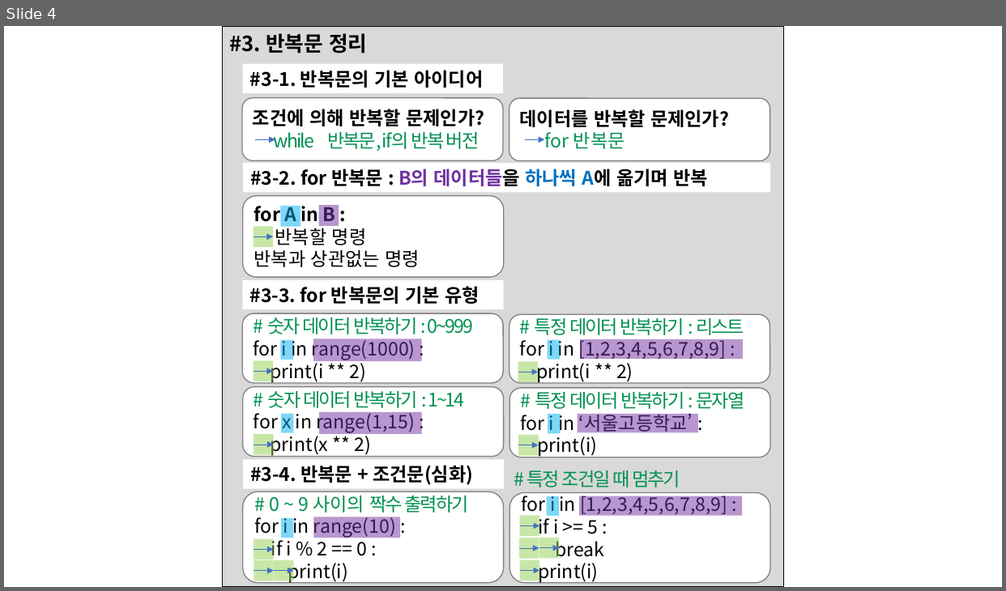
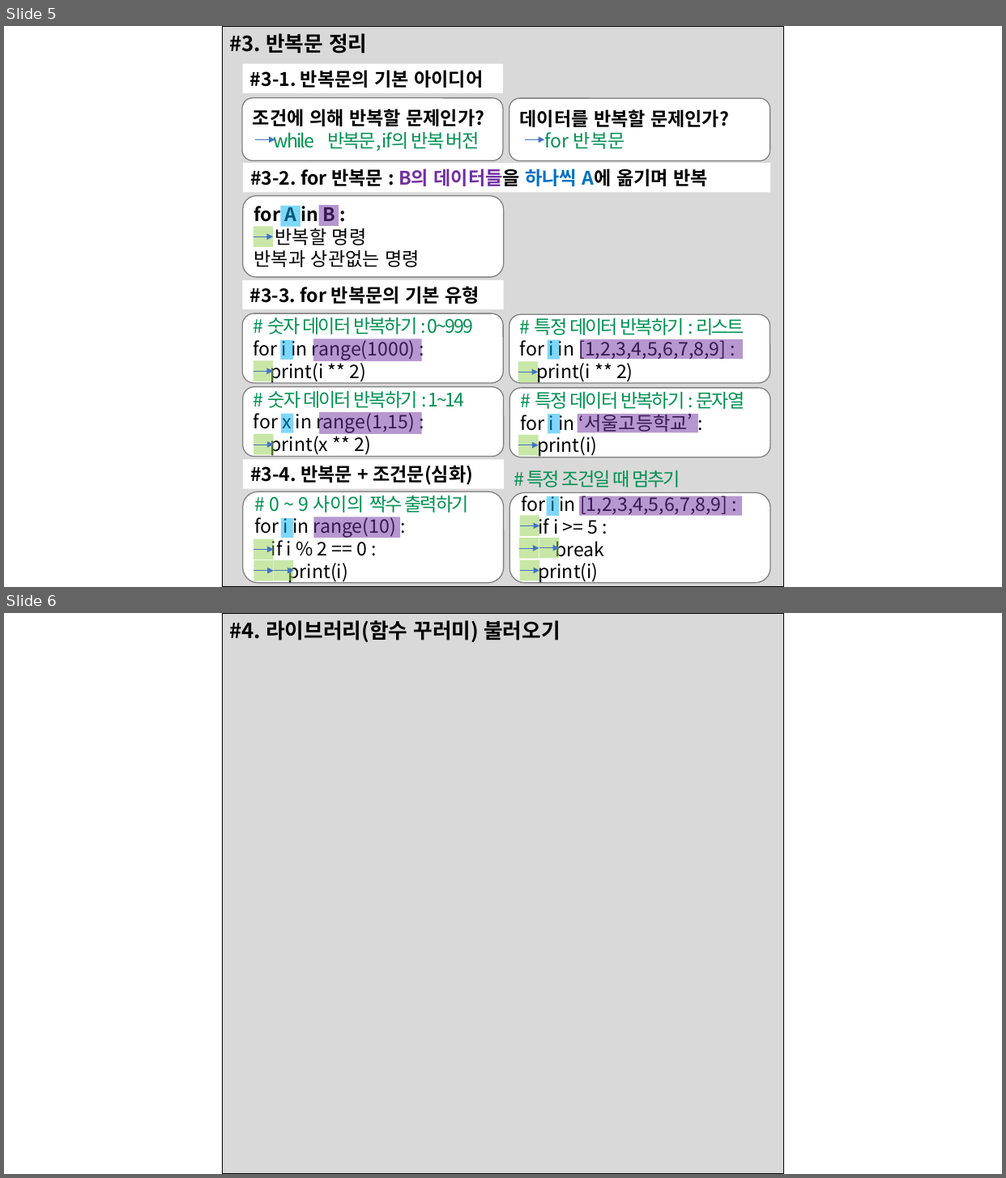
Before and after one commit to greatsong/python2022, a slide deck: 2022파이썬기초문법정리(220320,3-반복문까지).pptx. Shown one above the other, each under a label of ours: slide 4 before the commit, slides 5 and 6 after it. The pictures are 1006x591 and 1006x1178 pixels, drawn with LibreOffice and Linux fonts; fonts in the diff are those of the drawing. Boxes give left, top, right and bottom in pixels: in the first picture for what was removed or moved away, otherwise in the second. Text is boxed around its words. In the diff, an @@ line names an element or a change of style, - is before the commit and + after.

```diff
--- a/2022파이썬기초문법정리(220320,3-반복문까지).pptx
+++ b/2022파이썬기초문법정리(220320,3-반복문까지).pptx
@@ slide 6 added at (4,613,1002,1174), background #FFFFFF @@
@@ rectangle added at (223,613,784,1174), fill #D9D9D9, outline #000000 1 pt @@
@@ text added at (230,620,560,642), 20 pt, text #000000, bold @@
+#4. 라이브러리(함수 꾸러미) 불러오기
@@ what was slide 4 is now slide 5 @@
```
Also in this commit, not shown: 5 other slides added.
